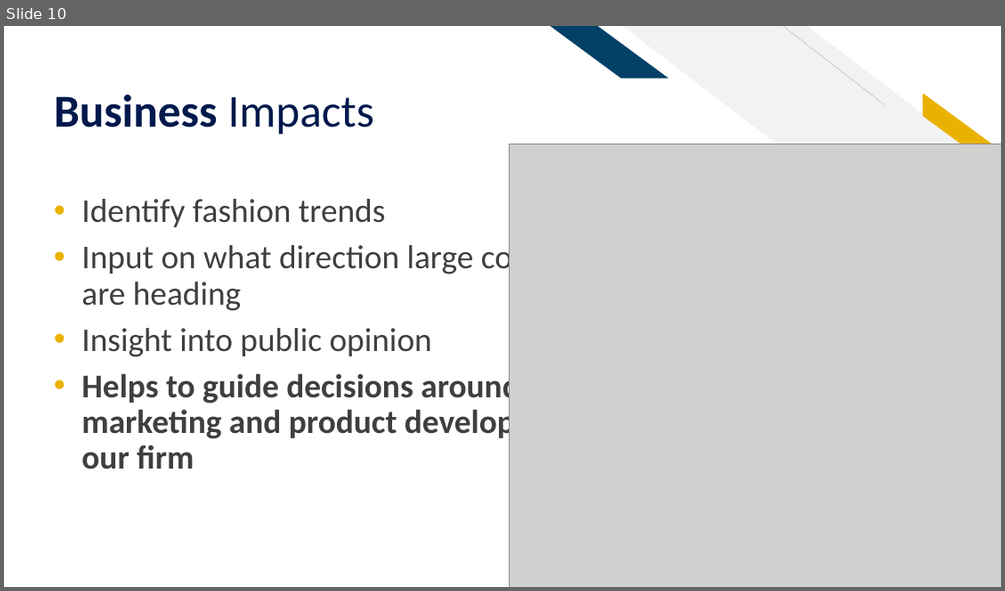
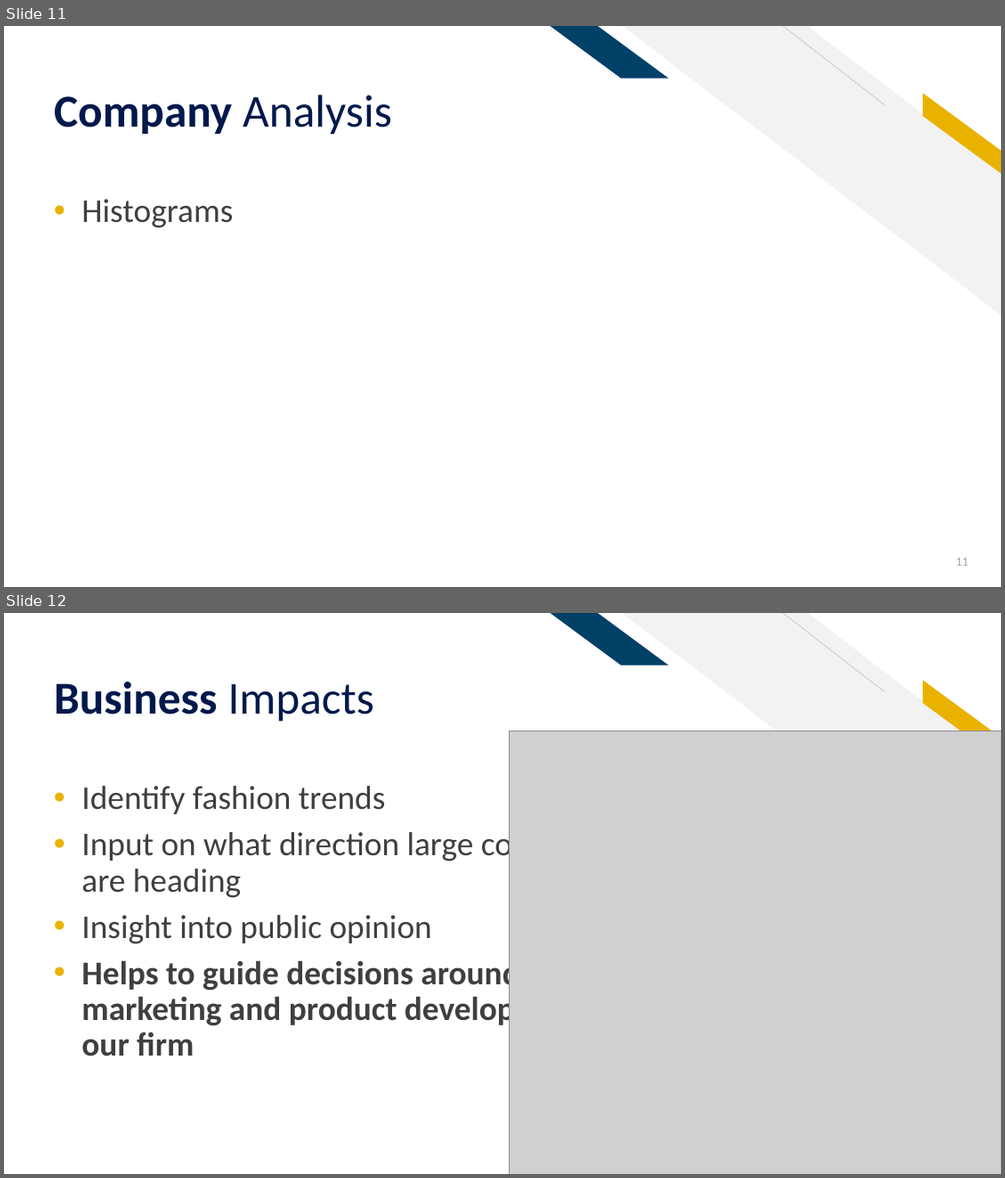
Before and after one commit to sethrpaniagua/Twitter-Sentament-Analysis, a slide deck: ML Group Project_Sentiment Analysis of Twitter Data.pptx. Shown one above the other, each under a label of ours: slide 10 before the commit, slides 11 and 12 after it. The pictures are 1005x591 and 1005x1178 pixels, drawn with LibreOffice and Linux fonts; fonts in the diff are those of the drawing; grey boxes stand for pictures. Boxes give left, top, right and bottom in pixels: in the first picture for what was removed or moved away, otherwise in the second. Text is boxed around its words. In the diff, an @@ line names an element or a change of style, - is before the commit and + after.

```diff
--- a/ML Group Project_Sentiment Analysis of Twitter Data.pptx
+++ b/ML Group Project_Sentiment Analysis of Twitter Data.pptx
@@ slide 11 added at [4,26,1001,587], background #FFFFFF; not listed: 5 template elements that a slide beside it also shows @@
@@ rectangle added at [915,50,971,89], fill #FFFFFF @@
@@ title added at [54,95,392,135], 44 pt, text #00194C @@
+Company Analysis
@@ text added at [81,199,233,228], 32 pt, text #3F3F3F @@
+• Histograms
@@ page number added at [955,557,968,565], 12 pt, text #A5A5A5 @@
+11
@@ what was slide 10 is now slide 12 @@
```
Also in this commit, not shown: 2 slides changed, 1 other slide added.
